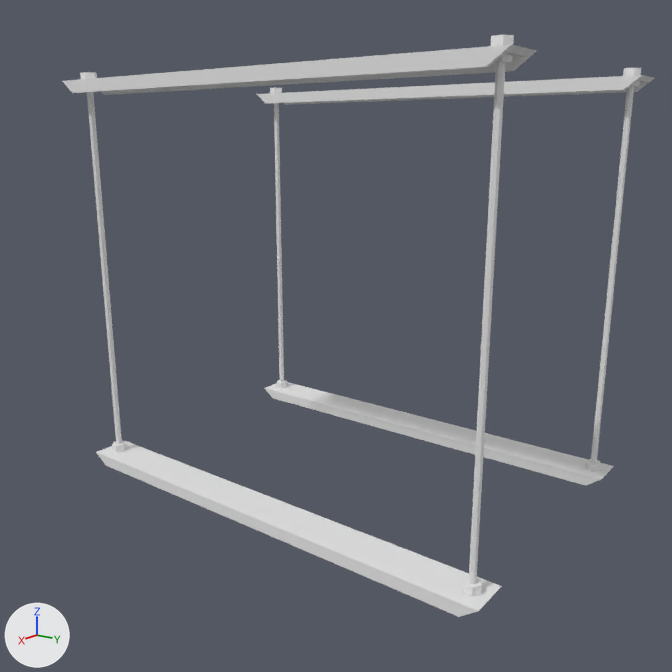
Renders of the Blender file More Catwalks/More Catwalks - Suspended.blend from each side of a commit.
Before and after are seen from the file's camera 'Camera 1x1'. Every picture has the same lights, and +X, +Y and +Z are marked at lower left. The same objects are shown in both versions, whatever each file hides. Materials are left out; every surface is plain grey.

The first picture shows 'Cable', 'Cable Nut.001', 'Support.000'.
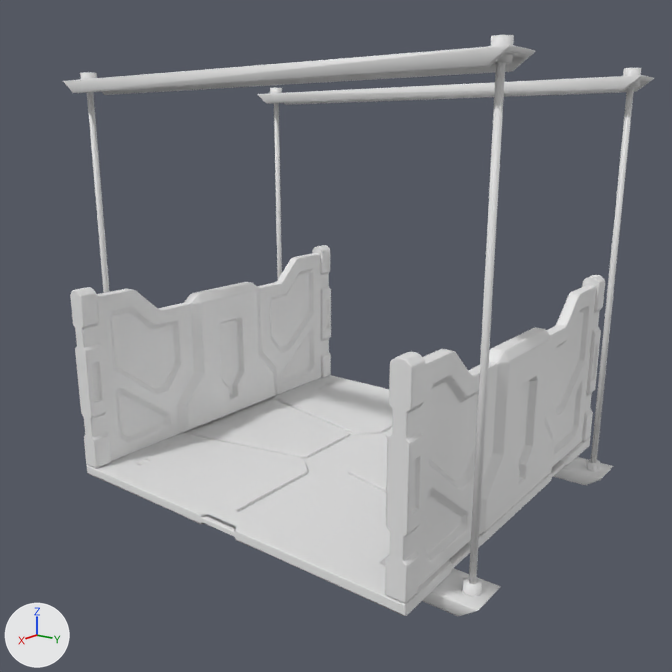
Location of each change, [x1, y1, x2, y2] in pixels of the pictures (672 x 672 px):
'Support.000', reshaped
    before: [62, 45, 655, 617]
    after: [63, 45, 654, 616]
'SteelCatwalk_Side', added
    after: [97, 253, 322, 461]
'SteelCatwalk_OtherSide', added
    after: [416, 285, 596, 587]
'SteelCatwalk_Plate', added
    after: [120, 380, 393, 577]
'Pillars004', added
    after: [385, 275, 605, 603]
'Frame', added
    after: [87, 375, 590, 616]
'Pillars005.001', added
    after: [70, 245, 331, 468]
'Decals', added
    after: [114, 379, 390, 582]
'InnerGreyBox', added
    after: [190, 399, 392, 512]
'YellowParts', added
    after: [137, 385, 386, 566]
part 1 of me_cube_001, added
    after: [80, 66, 619, 616]
part 2 of me_cube_001, shading changed
    both: [63, 45, 654, 616]
part 3 of me_cylinder_001, shading changed
    both: [87, 62, 634, 584]

Patch to the scene script:
```diff
--- a/More Catwalks/More Catwalks - Suspended.blend.py
+++ b/More Catwalks/More Catwalks - Suspended.blend.py
@@ me_cylinder_001 @@
 me_cylinder_001.from_pydata(...)  # 16 vertices, 10 faces; spans x 0.86..0.89, y 1.38..1.42, z -1.26..1.24
+# me_cylinder_001 part 3: all faces are now shaded smooth (10 of 10 changed)
@@ me_cube_001 @@
 # verts and faces of me_cube_001; kept vertices keep their numbers, new ones are numbered from 16
-me_cube_001.from_pydata(...)  # 16 vertices, 27 faces; spans x 0.75..1.0, y -1.5..1.5, z -1.33..-1.25
+me_cube_001.from_pydata(...)  # 16 vertices, 28 faces; spans x 0.75..1.0, y -1.5..1.5, z -1.33..-1.25
+# me_cube_001 part 1
+faces += [(2, 11, 10)]
+# me_cube_001 part 2: 27 kept faces spanning x 0.75..1.0, y -1.5..1.5, z -1.33..-1.25 are now shaded smooth
@@ ob_pillars005_001 @@
+ob_pillars005_001 = bpy.data.objects.new('Pillars005.001', me_untitled_042)  # 312 vertices, 616 faces; spans x -1.25..1.25, y -1.25..-1.13, z -1.19..0.0
+ob_pillars005_001.parent = ob_steelcatwalk_side
+ob_pillars005_001.location = (0.0, 0.0, 0.0)
@@ ob_steelcatwalk_side @@
+ob_steelcatwalk_side = bpy.data.objects.new('SteelCatwalk_Side', me_untitled_045)  # 780 vertices, 1556 faces; spans x -1.2..1.2, y -1.27..-1.11, z -1.19..-0.06
+ob_steelcatwalk_side.location = (0.0, 0.0, 0.0)
@@ ob_pillars004 @@
+ob_pillars004 = bpy.data.objects.new('Pillars004', me_untitled_017)  # 312 vertices, 616 faces; spans x -1.25..1.25, y 1.13..1.25, z -1.19..0.0
+ob_pillars004.parent = ob_steelcatwalk_otherside
+ob_pillars004.location = (0.0, 0.0, 0.0)
@@ ob_steelcatwalk_otherside @@
+ob_steelcatwalk_otherside = bpy.data.objects.new('SteelCatwalk_OtherSide', me_untitled_019)  # 780 vertices, 1556 faces; spans x -1.2..1.2, y 1.11..1.27, z -1.19..-0.06
+ob_steelcatwalk_otherside.location = (0.0, 0.0, 0.0)
@@ ob_yellowparts @@
+ob_yellowparts = bpy.data.objects.new('YellowParts', me_untitled_050)  # 64 vertices, 80 faces; spans x -1.02..1.02, y -1.01..1.01, z -1.21..-1.19
+ob_yellowparts.parent = ob_steelcatwalk_plate
+ob_yellowparts.location = (0.0, 0.0, 0.0)
@@ ob_steelcatwalk_plate @@
+ob_steelcatwalk_plate = bpy.data.objects.new('SteelCatwalk_Plate', me_untitled_048)  # 760 vertices, 1272 faces; spans x -1.19..1.19, y -1.18..1.18, z -1.25..-1.19
+ob_steelcatwalk_plate.location = (0.0, 0.0, 0.0)
@@ ob_decals @@
+ob_decals = bpy.data.objects.new('Decals', me_untitled_049)  # 544 vertices, 636 faces; spans x -1.21..1.21, y -1.2..1.2, z -1.25..-1.18
+ob_decals.parent = ob_steelcatwalk_plate
+ob_decals.location = (0.0, 0.0, 0.0)
@@ ob_frame @@
+ob_frame = bpy.data.objects.new('Frame', me_untitled_046)  # 460 vertices, 832 faces; spans x -1.25..1.25, y -1.25..1.25, z -1.25..-1.19
+ob_frame.parent = ob_steelcatwalk_plate
+ob_frame.location = (0.0, 0.0, 0.0)
@@ ob_innergreybox @@
+ob_innergreybox = bpy.data.objects.new('InnerGreyBox', me_untitled_041)  # 32 vertices, 16 faces; spans x -1.21..1.21, y -1.2..1.2, z -1.25..-1.19
+ob_innergreybox.parent = ob_steelcatwalk_plate
+ob_innergreybox.location = (0.0, 0.0, 0.0)
```
